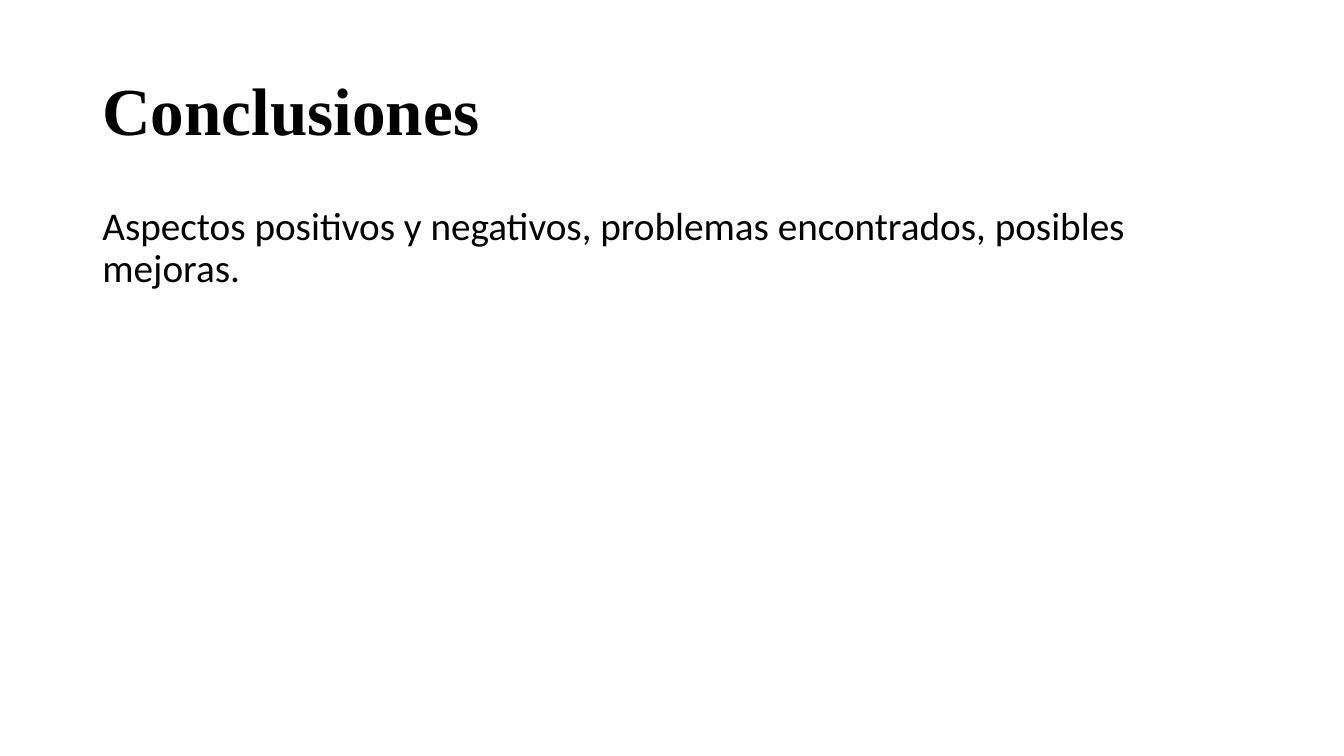
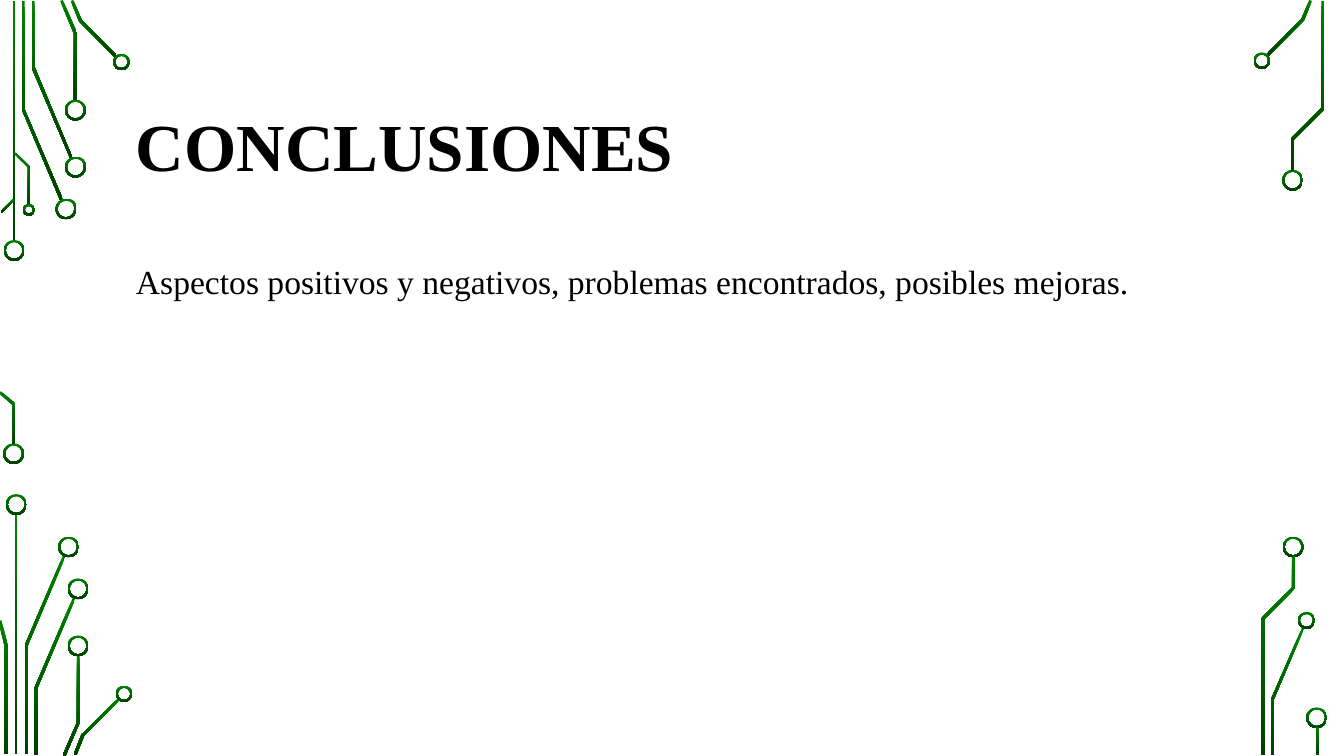
Before and after one commit to pavel-kalmykov-razgovorov/awiten-fests, a slide deck: slide 9 of doc/Presentación AWITEN FESTS.pptx (slide 6 before the commit). Drawn at 1344x756 pixels with LibreOffice and Linux fonts; fonts in the diff are those of the drawing; background and template pictures are left out. Boxes give left, top, right and bottom in pixels: in the first picture for what was removed or moved away, otherwise in the second. Text is boxed around its words. In the diff, an @@ line names an element or a change of style, - is before the commit and + after.

```diff
--- a/doc/Presentación AWITEN FESTS.pptx
+++ b/doc/Presentación AWITEN FESTS.pptx
@@ title at [136, 126, 673, 172]: text changed @@
-Conclusiones
+CONCLUSIONES
@@ text "Aspectos positivos y negativos, problemas ...": place and size @@
-text "Aspectos positivos y negativos, problemas ..." at [102, 212, 1125, 289]
+text "Aspectos positivos y negativos, problemas ..." at [136, 270, 1129, 301]
@@ text "Aspectos positivos y negativos, problemas ..." at [136, 270, 1129, 301]: size 28 to 24 pt, font Calibri to Times New Roman; line spacing 0.9 to 1.2 @@
@@ group added at [0, 0, 1328, 756]: 33 freeform shapes, 3 rectangles @@
```
Also in this commit, not shown: 4 other slides changed, 4 slides added, 1 slide removed.
